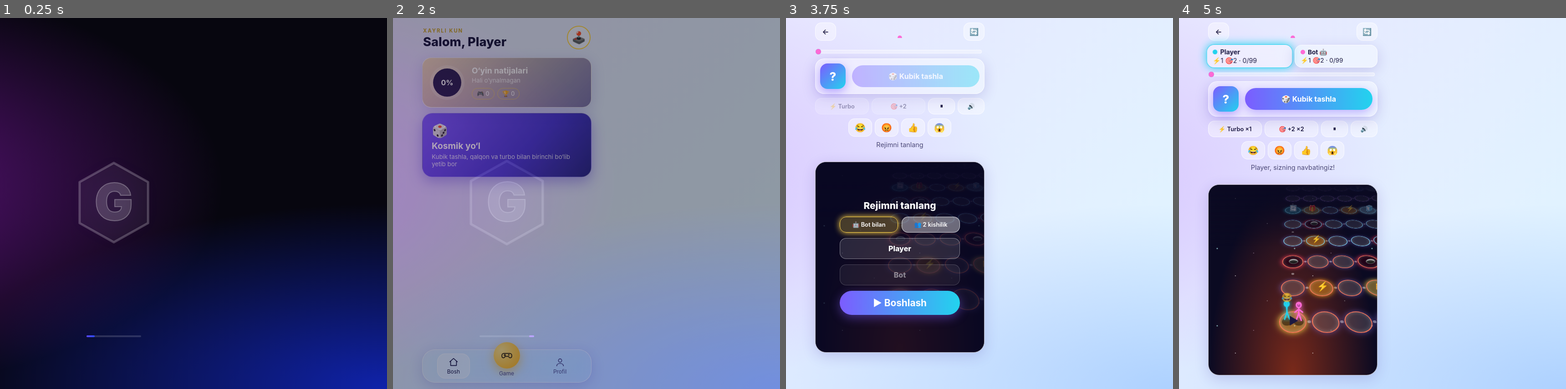
Above: before the commit, frames 1-4 (left to right).
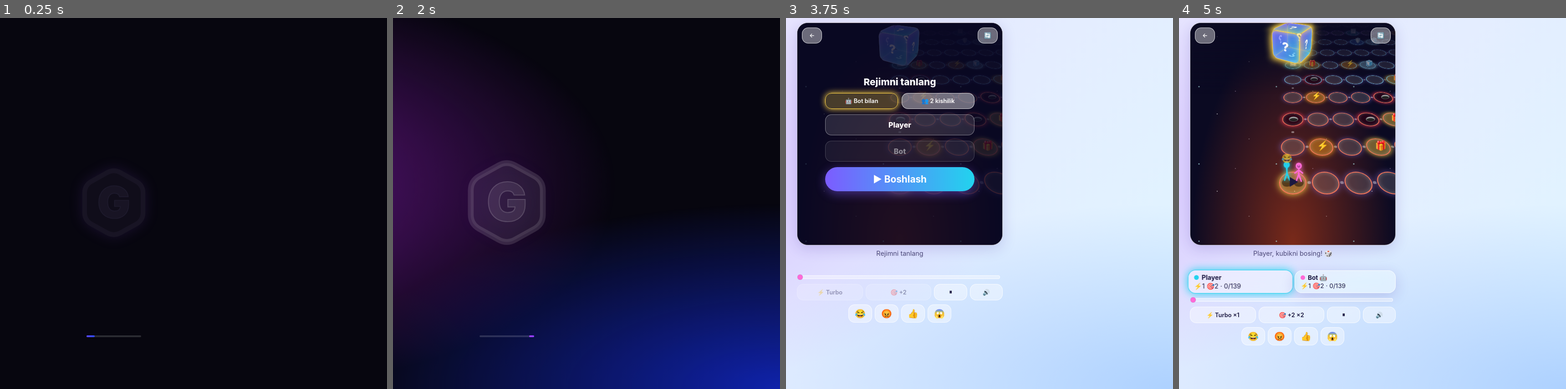
Above: after the commit, the same moments.

Repository: u00950803-lab/Game
Game: browser game, page index.html
Two runs of this game, one before a commit and one after it. Both use one fixed random seed, a clock stepped at 60 frames per second and the inputs below.
Inputs:
- Up to frame 1 (0.25 s): no input
- Up to frame 2 (2 s): no input
- Up to frame 3 (3.75 s): click "Game" at 3.67 s
- Up to frame 4 (5 s): click "👍" at 4.27 s; click "🔄" at 4.52 s; click "▶ Boshlash" at 4.77 s; click "😂" at 4.87 s

The runs differ from the first frame. In frame 1, 54% of the frame differs, in the area x 0-100%, y 8-100%; in frame 2, 100%, in the area x 0-100%, y 0-100%; in frame 3, 40%; in frame 4, 47%.

Commit message:
Add files via upload

Diff:
--- a/index.html
+++ b/index.html
@@ -122,20 +122,38 @@
 .emos{display:flex;gap:6px;justify-content:center}.emos button{width:52px;height:40px;border-radius:14px;border:1px solid var(--gb);background:var(--glass);font-size:1.2rem;cursor:pointer}.emos button:active{transform:scale(.92)}
 @media (prefers-color-scheme:dark){:root:not([data-theme="light"]){--gl:rgba(170,30,220,.5);--gr:rgba(20,50,255,.55);--bg1:#08070f;--bg2:#0a0a1c}}
 :root[data-theme="dark"]{--gl:rgba(170,30,220,.5);--gr:rgba(20,50,255,.55);--bg1:#08070f;--bg2:#0a0a1c}
-#splash{position:fixed;inset:0;z-index:100;display:grid;place-items:center;background:radial-gradient(70% 55% at 0% 45%,rgba(170,30,220,.55),transparent),radial-gradient(80% 50% at 100% 100%,rgba(20,50,255,.65),transparent),#07060f;transition:opacity .6s,visibility .6s}
+#splash{position:fixed;inset:0;z-index:100;display:grid;place-items:center;background:#07060f;transition:opacity .6s,visibility .6s}
+#splash::before{content:"";position:absolute;inset:0;background:radial-gradient(70% 55% at 0% 45%,rgba(170,30,220,.55),transparent),radial-gradient(80% 50% at 100% 100%,rgba(20,50,255,.65),transparent);opacity:0;animation:glowIn 1.6s ease-out .4s forwards}
+@keyframes glowIn{to{opacity:1}}
+.hp{fill:#1a1626;stroke:#2a2438;stroke-width:12;stroke-linejoin:round;animation:hpIn 1.6s ease-out .5s forwards}
+.ht{fill:#2a2438;stroke:#34304a;stroke-width:2;animation:htIn 1.6s ease-out .5s forwards}
+@keyframes hpIn{to{fill:rgba(255,255,255,.07);stroke:rgba(255,255,255,.14)}}
+@keyframes htIn{to{fill:rgba(255,255,255,.1);stroke:rgba(255,255,255,.2)}}
+@keyframes hexIn{from{opacity:0;transform:scale(.7)}to{opacity:1;transform:scale(1)}}
 #splash.off{opacity:0;visibility:hidden}
-.hexw{filter:drop-shadow(0 0 18px rgba(160,90,255,.25));animation:pulse 1.6s ease-in-out infinite alternate}
+.hexw{filter:drop-shadow(0 0 18px rgba(160,90,255,.25));animation:hexIn .7s ease-out,pulse 1.6s ease-in-out .7s infinite alternate}
 .hex{width:150px;height:172px;clip-path:polygon(50% 0,100% 25%,100% 75%,50% 100%,0 75%,0 25%);background:linear-gradient(160deg,rgba(255,255,255,.2),rgba(255,255,255,.04));display:grid;place-items:center}
 .hex span{font-size:7.5rem;font-weight:900;line-height:.5;color:rgba(255,255,255,.55);padding-bottom:.18em}
 .sbar{position:absolute;bottom:14%;width:120px;height:4px;border-radius:4px;background:rgba(255,255,255,.15);overflow:hidden}
 .sbar i{display:block;height:100%;width:40%;border-radius:4px;background:linear-gradient(90deg,#a63cff,#2b4bff);animation:ld 1.1s ease-in-out infinite}
 @keyframes ld{from{margin-left:-40%}to{margin-left:100%}}
 @keyframes pulse{to{transform:scale(1.06);opacity:.85}}
+#game{max-width:480px}#game #scene{order:-2;height:min(60vh,520px);min-height:400px}#game .log{order:-1}
+.sb{position:absolute;top:10px;z-index:10;width:44px;color:#fff}.sb.l{left:10px}.sb.r{right:10px}
+#cubeBox{position:absolute;top:14px;left:50%;margin-left:-32px;width:64px;height:64px;perspective:320px;z-index:5;animation:bob 2.4s ease-in-out infinite}
+#cubeBox.ready{cursor:pointer}
+@keyframes bob{50%{transform:translateY(-5px)}}
+#cube{width:64px;height:64px;position:relative;transform-style:preserve-3d;transform:rotateX(-22deg) rotateY(-28deg)}
+#cube.rolling{animation:tumble .6s linear infinite}
+@keyframes tumble{to{transform:rotateX(720deg) rotateY(540deg) rotateZ(180deg)}}
+#cube .f{position:absolute;inset:0;width:64px;height:64px;display:grid;place-items:center;font-size:1.7rem;font-weight:800;color:#fff;border-radius:12px;border:1.5px solid rgba(255,255,255,.55);background:linear-gradient(135deg,rgba(124,92,255,.75),rgba(34,211,238,.6));box-shadow:inset 0 0 14px rgba(255,255,255,.3)}
+.f0{transform:translateZ(32px)}.f1{transform:rotateY(180deg) translateZ(32px)}.f2{transform:rotateY(90deg) translateZ(32px)}.f3{transform:rotateY(-90deg) translateZ(32px)}.f4{transform:rotateX(90deg) translateZ(32px)}.f5{transform:rotateX(-90deg) translateZ(32px)}
+#cubeBox.ready #cube .f{box-shadow:inset 0 0 14px rgba(255,255,255,.3),0 0 22px #ffd54a;border-color:#ffd54a}
 @media(prefers-reduced-motion:reduce){#w,.tok{transition:none}}
 </style>
 </head>
 <body>
-<div id="splash"><div class="hexw"><svg width="170" height="190" viewBox="0 0 170 190"><polygon points="85,8 160,50 160,140 85,182 10,140 10,50" fill="rgba(255,255,255,.05)" stroke="rgba(255,255,255,.22)" stroke-width="5" stroke-linejoin="round"/><text x="85" y="134" text-anchor="middle" font-family="Inter,Segoe UI,system-ui,sans-serif" font-size="112" font-weight="900" fill="rgba(255,255,255,.16)" stroke="rgba(255,255,255,.28)" stroke-width="2">G</text></svg></div><div class="sbar"><i></i></div></div>
+<div id="splash"><div class="hexw"><svg width="170" height="190" viewBox="0 0 170 190"><path class="hp" d="M67.6 17.8Q85 8 102.4 17.8L142.6 40.2Q160 50 160 70L160 120Q160 140 142.6 149.8L102.4 172.2Q85 182 67.6 172.2L27.4 149.8Q10 140 10 120L10 70Q10 50 27.4 40.2Z"/><text class="ht" x="85" y="134" text-anchor="middle" font-family="Inter,Segoe UI,system-ui,sans-serif" font-size="112" font-weight="900">G</text></svg></div><div class="sbar"><i></i></div></div>
 <div class="app" id="menu">
   <div id="mhome">
     <div class="mhead"><div><small>XAYRLI KUN</small><h2>Salom, <span id="hn">Player</span></h2></div><div class="avatar">🕹️</div></div>
@@ -150,19 +168,19 @@
   <nav class="bnav glass"><button class="nv on" id="nh"><svg viewBox="0 0 24 24"><path d="M3 11l9-8 9 8"/><path d="M5 1 …(460 unchanged characters)…
 </div>
 <div class="app" id="game" hidden>
-  <div class="top"><button class="tb" id="bk">←</button><h1>.</h1><button class="tb" id="rs">🔄</button></div>
+
   <div class="players" id="pls"></div>
   <div class="mm"><i id="m0"></i><i id="m1"></i></div>
-  <div class="ctrl glass"><div id="dice">?</div><button class="btn" id="go" disabled>🎲 Kubik tashla</button></div>
+  <button class="btn" id="go" disabled hidden>🎲</button>
   <div class="tools"><button class="tb" id="tT" disabled>⚡ Turbo</button><button class="tb" id="tP" disabled>🎯 +2</button><button class="tb" id="tPa">⏸</button><button class="tb" id="tS">🔊</button></div>
   <div class="emos" id="emos"><button data-e="dance">😂</button><button data-e="mad">😡</button><button data-e="joy">👍</button><button data-e="dizzy">😱</button></div>
   <div class="log" id="log">Rejimni tanlang</div>
-  <div id="scene"><div class="fade"></div><div id="w"></div>
+  <div id="scene"><div class="fade"></div><div id="w"></div><button class="tb sb l" id="bk">←</button><button class="tb sb r" id="rs">🔄</button><div id="cubeBox"><div id="cube"><div class="f f0" id="dice">?</div><div class="f f1">?</div><div class="f f2">?</div><div class="f f3">?</div><div class="f f4">?</div><div class="f f5">?</div></div></div>
     <div id="over"><div id="ow" hidden><div id="ot"></div><button class="btn" id="ag">🔄 Qayta o‘ynash</button><button c …(452 unchanged characters)…
 
 </div>
 <script>
-var LAST=99,MAP=[],seed=7;
+var LAST=139,MAP=[],seed=7;
 function R(){seed=(seed*9301+49297)%233280;return seed/233280}
 for(var i=0;i<=LAST;i++){var t="n";if(i===0)t="S";else if(i===LAST)t="F";else if(i>2&&i<LAST-2){var r=R();t=r<.05?"s":r<.10?"x":r<.15?"i":r<.20?"k":r<.25?"u":r<.30?"q":"n"}MAP.push(t)}
 
@@ -175,7 +193,7 @@
 var PL,S,cur,over=true,resume=null,paused=false,snd=true,arm={t:false,p:false},toks=[],AC,gen=0,mode="bot";
 var $=function(id){return document.getElementById(id)};
 var W=$("w"),sc=$("scene"),dice=$("dice"),go=$("go"),tT=$("tT"),tP=$("tP");
-function zone(i){return i<30?0:i<60?1:i<80?2:3}
+function zone(i){return i<40?0:i<80?1:i<110?2:3}
 function P(i){var row=Math.floor(i/10),c=i%10;if(row%2)c=9-c;return[(c-4.5)*72,-row*110]}
 function rnd(a,b){return a+Math.floor(Math.random()*(b-a+1))}
 function say(t){$("log").textContent=t}
@@ -251,11 +269,11 @@
   var r=Math.max(a,b);
   if(arm.p&&p.bo>0){p.bo--;r+=2;note+=" 🎯+2"}
   arm.t=arm.p=false;
-  dice.classList.add("roll");
+  $("cube").classList.add("rolling");
   for(var i=0;i<9;i++){dice.textContent=rnd(1,10);beep(300+i*40,.04);await sleep(70)}
-  dice.classList.remove("roll");dice.textContent=r;return[r,note];
-}
-function setBtns(e){go.disabled=!e;tT.disabled=tP.disabled=!e}
+  $("cube").classList.remove("rolling");dice.textContent=r;document.querySelectorAll("#cube .f:not(#dice)").forEach(function(f){f.textContent=rnd(1,10)});return[r,note];
+}
+function setBtns(e){go.disabled=!e;tT.disabled=tP.disabled=!e;$("cubeBox").classList.toggle("ready",e)}
 go.onclick=function(){if(resume){var f=resume;resume=null;setBtns(false);f()}};
 tT.onclick=function(){if(S[cur].tu>0){arm.t=!arm.t;hud()}};
 tP.onclick=function(){if(S[cur].bo>0){arm.p=!arm.p;hud()}};
@@ -272,7 +290,7 @@
     var p=S[cur];hud();cam(p.pos);
     if(p.sk){p.sk=false;say("🧊 "+PL[cur].n+" muzlab qoldi, navbati o‘tdi");await sleep(1300);cur=1-cur;continue}
     if(PL[cur].bot){say(PL[cur].n+" kubik tashlayapti…");await sleep(1000);arm.t=p.tu>0&&Math.random()<.3;arm.p=p.bo>0&&Math.random()<.25}
-    else{say(PL[cur].n+", sizning navbatingiz!");setBtns(true);await new Promise(function(r){resume=r})}
+    else{say(PL[cur].n+", kubikni bosing! 🎲");setBtns(true);await new Promise(function(r){resume=r})}
     var x=await roll(p);say(PL[cur].n+": "+x[0]+" tushdi"+x[1]);if(x[0]>=8)emo(cur,"joy","🥳",2000);else if(x[0]<=2)emo(cur,"sad","😢",2000);await sleep(450);
     await walk(cur,x[0]);
     if(p.pos>=LAST){win(cur);return}
@@ -294,6 +312,7 @@
 function show(id){$("menu").hidden=id!=="menu";$("game").hidden=id!=="game"}
 document.querySelectorAll(".seg .tb").forEach(function(b){b.onclick=function(){mode=b.dataset.m;document.querySelectorAll(".seg .tb").forEach(function(x){x.classList.toggle("on",x===b)});var n=$("n2");n.disabled=mode==="bot";n.value=mode==="bot"?"Bot":"Player 2"}});
 $("g1").onclick=$("np").onclick=function(){show("game");openMode()};
+$("cubeBox").onclick=function(){if(resume)go.onclick()};
 $("bk").onclick=$("mn").onclick=function(){gen++;over=true;resume=null;show("menu")};
 $("rs").onclick=$("ag").onclick=openMode;
 function who(n){$("hn").textContent=n;$("pn").textContent=n}
@@ -304,7 +323,7 @@
 $("nh").onclick=function(){tab("h")};$("npr").onclick=function(){tab("p")};
 $("st").onclick=function(){start();who(PL[0].n);try{localStorage.setItem("np_n",PL[0].n)}catch(e){}};
 stats();try{var sn=localStorage.getItem("np_n");if(sn){$("n1").value=sn;who(sn)}}catch(e){}
-setTimeout(function(){var s=$("splash");s.classList.add("off");setTimeout(function(){s.remove()},700)},1800);
+setTimeout(function(){var s=$("splash");s.classList.add("off");setTimeout(function(){s.remove()},700)},2800);
 </script>
 </body>
 </html>
